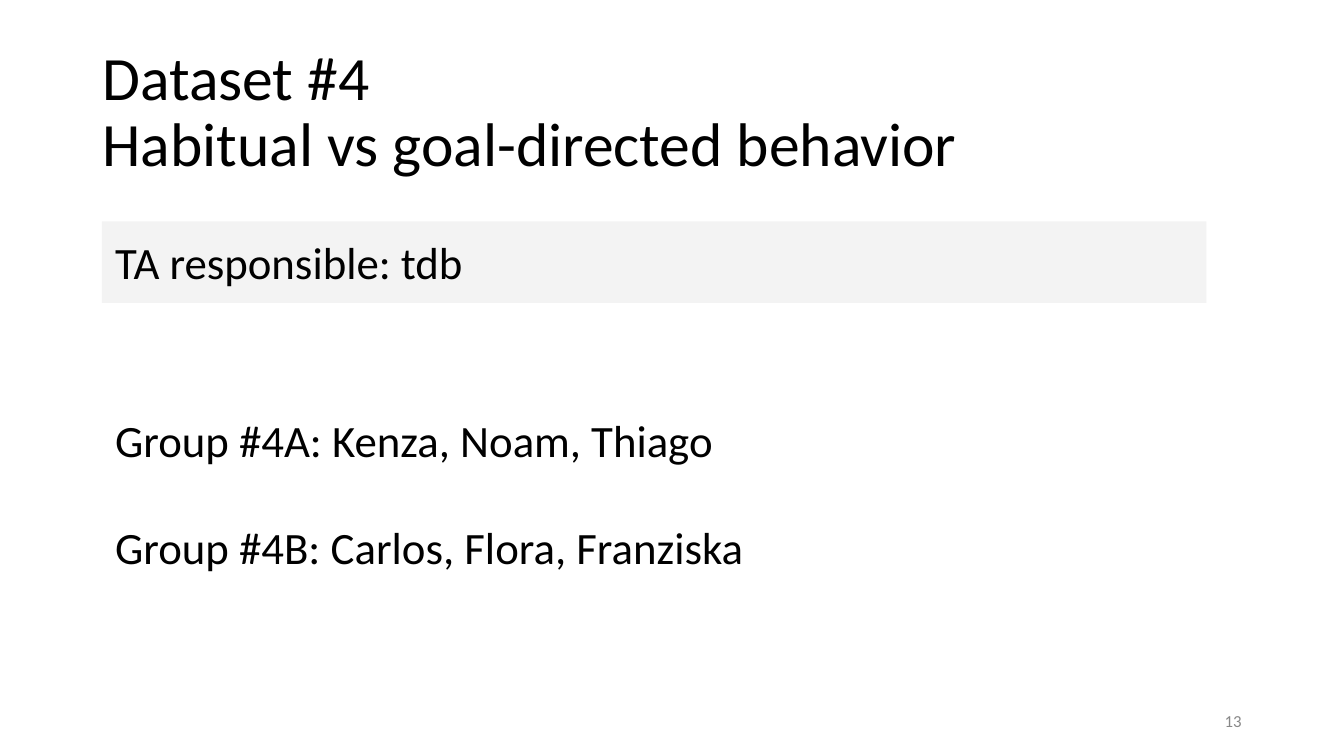
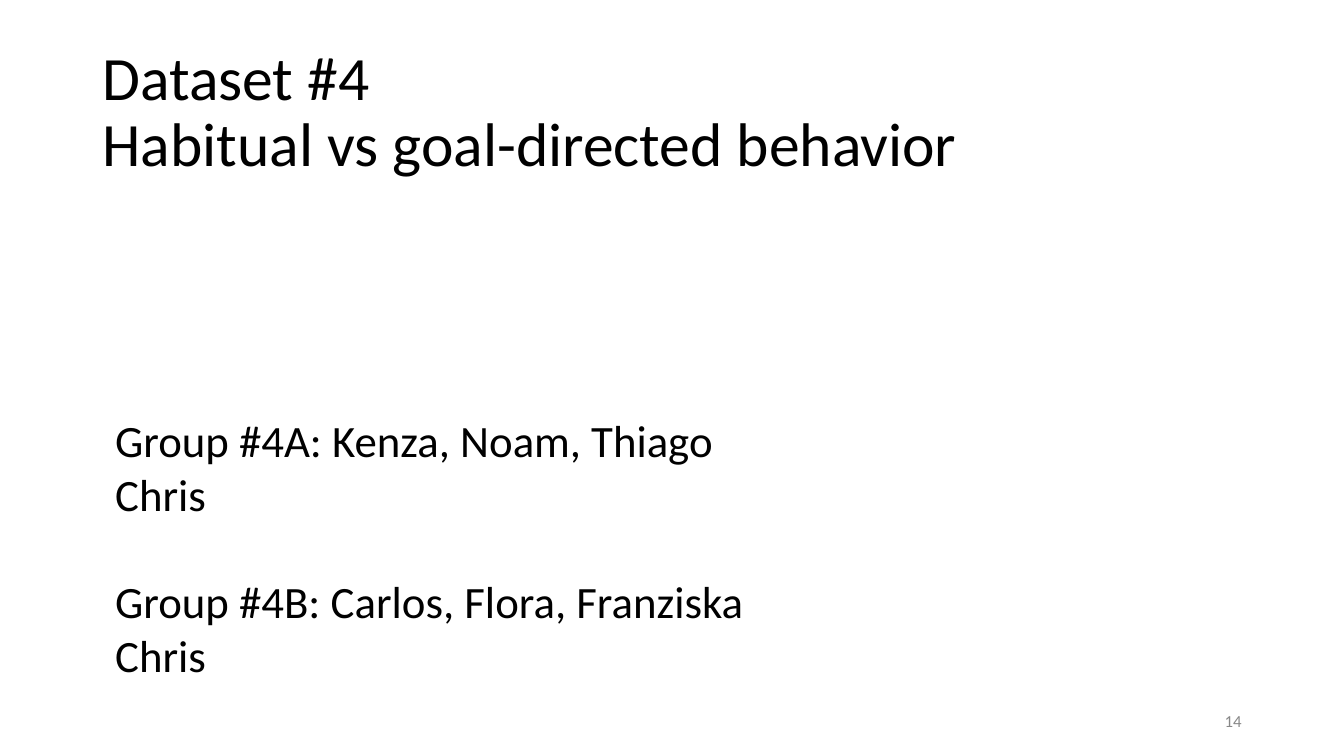
Before and after one commit to bambschool/BAMB2023, a slide deck: slide 14 of slides_lectures/BAMB! 2023 Project work kick-off.pptx (slide 13 before the commit). Drawn at 1344x756 pixels with LibreOffice and Linux fonts; fonts in the diff are those of the drawing. Boxes give left, top, right and bottom in pixels: in the first picture for what was removed or moved away, otherwise in the second. Text is boxed around its words. In the diff, an @@ line names an element or a change of style, - is before the commit and + after.

```diff
--- a/slides_lectures/BAMB! 2023 Project work kick-off.pptx
+++ b/slides_lectures/BAMB! 2023 Project work kick-off.pptx
@@ rectangle removed at box(102, 222, 1207, 304) @@
-TA responsible: tdb
@@ text at box(115, 480, 206, 512): paragraph added @@
+Chris
@@ text at box(115, 641, 206, 673): paragraph added @@
+Chris
@@ page number at box(1225, 716, 1242, 727): text changed @@
-13
+14
```
Also in this commit, not shown: 9 other slides changed, 1 slide added.
